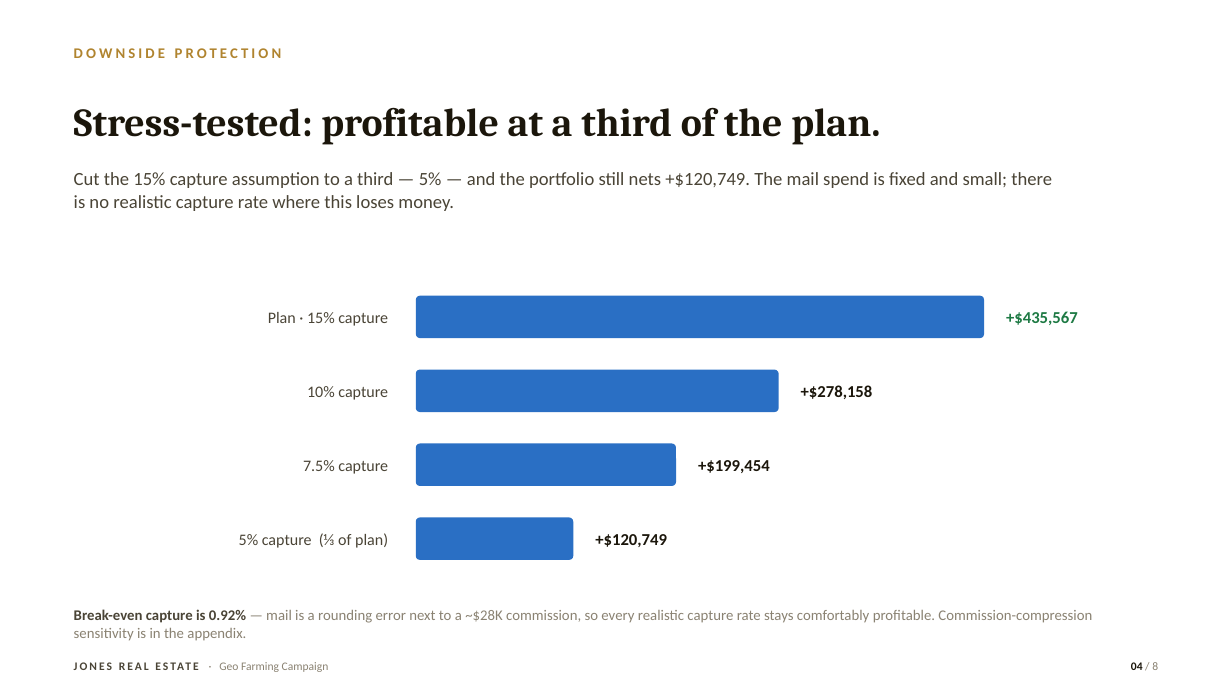
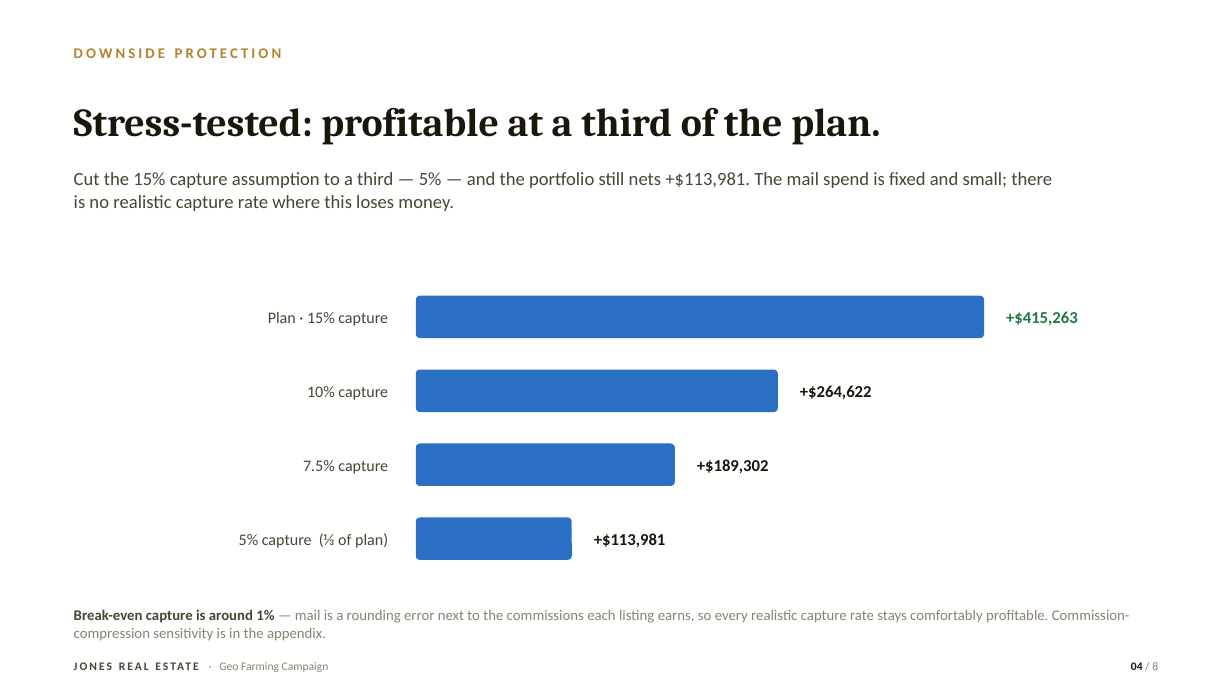
Before and after one commit to NomadRN13/Cortana, a slide deck: slide 4 of presentations/Geo-Farming-Campaign.pptx. Drawn at 1232x693 pixels with LibreOffice and Linux fonts; fonts in the diff are those of the drawing. Boxes give left, top, right and bottom in pixels: in the first picture for what was removed or moved away, otherwise in the second. Text is boxed around its words. In the diff, an @@ line names an element or a change of style, - is before the commit and + after.

```diff
--- a/presentations/Geo-Farming-Campaign.pptx
+++ b/presentations/Geo-Farming-Campaign.pptx
@@ text at (74, 172, 1052, 211): text changed @@
-Cut the 15% capture assumption to a third — 5% — and the portfolio still nets +$120,749. The mail spend is fixed and small; there is no realistic capture rate where this loses money.
+Cut the 15% capture assumption to a third — 5% — and the portfolio still nets +$113,981. The mail spend is fixed and small; there is no realistic capture rate where this loses money.
@@ text at (1006, 311, 1078, 325): text changed @@
-+$435,567
++$415,263
@@ text at (800, 385, 872, 399): text changed @@
-+$278,158
++$264,622
@@ text at (697, 459, 769, 473): text changed @@
-+$199,454
++$189,302
@@ text at (594, 533, 666, 547): text changed @@
-+$120,749
++$113,981
@@ text at (74, 609, 1130, 641): text changed @@
-Break-even capture is 0.92% — mail is a rounding error next to a ~$28K commission, so every realistic capture rate stays comfortably profitable. Commission-compression sensitivity is in the appendix.
+Break-even capture is around 1% — mail is a rounding error next to the commissions each listing earns, so every realistic capture rate stays comfortably profitable. Commission-compression sensitivity is in the appendix.
```
Also in this commit, not shown: 6 other slides changed.
